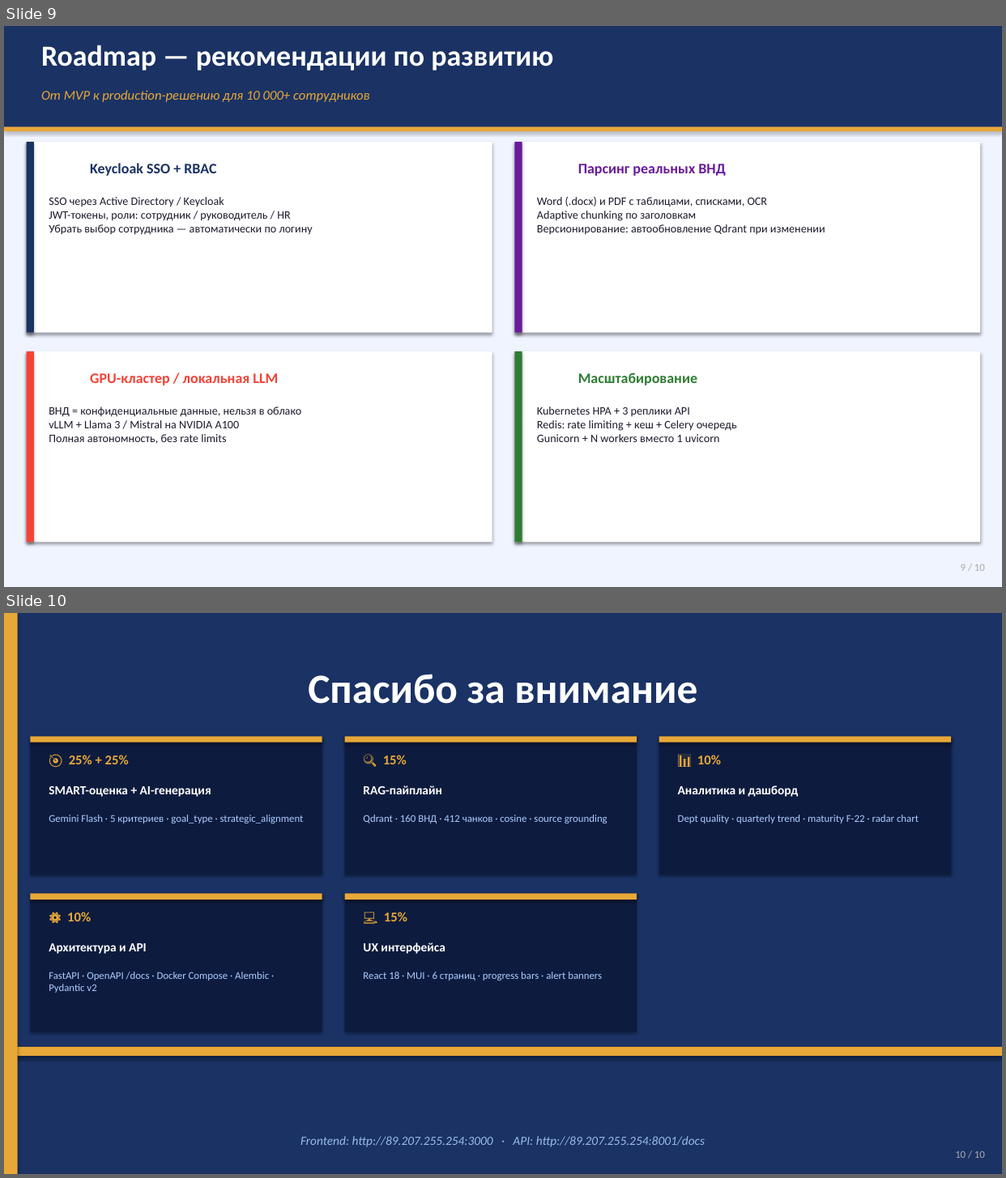
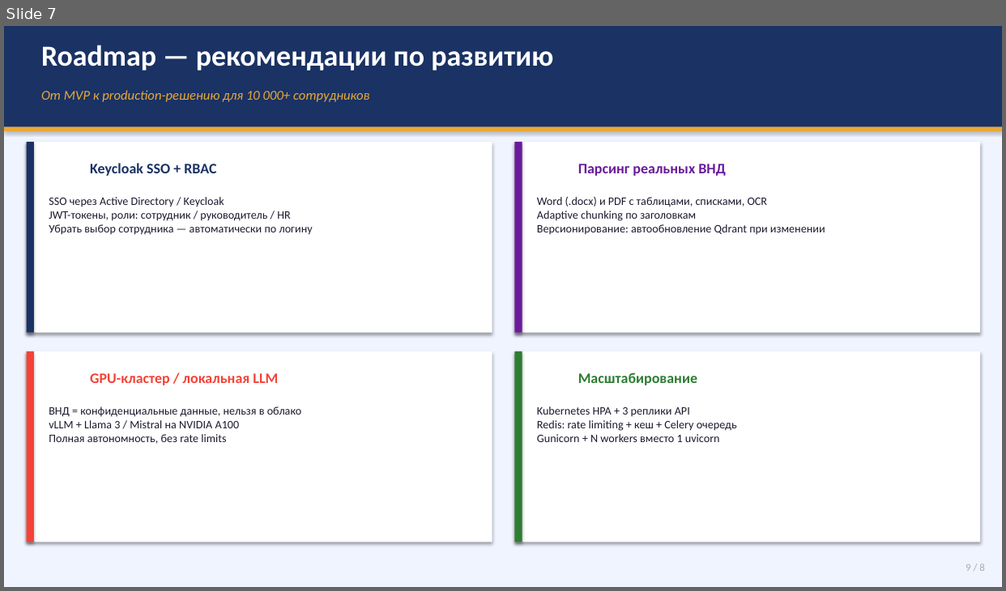
Before and after one commit to Islambek201632838/kmg-hr, a slide deck: KMG_HR_AI_Presentation.pptx. Shown one above the other, each under a label of ours: slides 9 and 10 before the commit, slide 7 after it. The pictures are 1006x1178 and 1006x591 pixels, drawn with LibreOffice and Linux fonts; fonts in the diff are those of the drawing. Boxes give left, top, right and bottom in pixels: in the first picture for what was removed or moved away, otherwise in the second. Text is boxed around its words. In the diff, an @@ line names an element or a change of style, - is before the commit and + after.

```diff
--- a/KMG_HR_AI_Presentation.pptx
+++ b/KMG_HR_AI_Presentation.pptx
@@ slide 10 removed at <box>4,613,1002,1174</box>, background #FFFFFF @@
@@ rectangle removed at <box>4,613,1002,1174</box> @@
@@ rectangle removed at <box>4,613,18,1174</box> @@
@@ text removed at <box>308,674,697,704</box> @@
-Спасибо за внимание
@@ rectangle removed at <box>30,736,322,875</box> @@
@@ rectangle removed at <box>30,736,322,743</box> @@
@@ text removed at <box>69,755,129,764</box> @@
-🎯 25% + 25%
@@ rectangle removed at <box>345,736,637,875</box> @@
@@ rectangle removed at <box>345,736,637,743</box> @@
@@ text removed at <box>383,755,407,764</box> @@
-🔍 15%
@@ rectangle removed at <box>659,736,951,875</box> @@
@@ rectangle removed at <box>659,736,951,743</box> @@
@@ text removed at <box>697,755,721,764</box> @@
-📊 10%
@@ text removed at <box>49,786,211,797</box> @@
-SMART-оценка + AI-генерация
@@ text removed at <box>363,786,441,794</box> @@
-RAG-пайплайн
@@ text removed at <box>678,786,799,797</box> @@
-Аналитика и дашборд
@@ text removed at <box>49,815,304,824</box> @@
-Gemini Flash · 5 критериев · goal_type · strategic_alignment
@@ text removed at <box>363,815,607,824</box> @@
-Qdrant · 160 ВНД · 412 чанков · cosine · source grounding
@@ text removed at <box>678,815,918,824</box> @@
-Dept quality · quarterly trend · maturity F-22 · radar chart
@@ rectangle removed at <box>30,894,322,1033</box> @@
@@ rectangle removed at <box>30,894,322,900</box> @@
@@ rectangle removed at <box>345,894,637,1033</box> @@
@@ rectangle removed at <box>345,894,637,900</box> @@
@@ text removed at <box>67,912,91,922</box> @@
-⚙️ 10%
@@ text removed at <box>384,912,407,922</box> @@
-💻 15%
@@ text removed at <box>49,943,147,954</box> @@
-Архитектура и API
@@ text removed at <box>363,943,445,954</box> @@
-UX интерфейса
@@ text removed at <box>49,972,269,993</box> @@
-FastAPI · OpenAPI /docs · Docker Compose · Alembic · Pydantic v2
@@ text removed at <box>363,972,602,981</box> @@
-React 18 · MUI · 6 страниц · progress bars · alert banners
@@ rectangle removed at <box>4,1047,1002,1056</box> @@
@@ text removed at <box>300,1136,705,1148</box> @@
-Frontend: http://89.207.255.254:3000 · API: http://89.207.255.254:8001/docs
@@ text removed at <box>955,1152,985,1158</box> @@
-10 / 10
@@ what was slide 9 is now slide 7 @@
@@ slide 7 changed as well @@
@@ text at <box>965,564,984,571</box>: text changed @@
-9 / 10
+9 / 8
```
Also in this commit, not shown: 6 other slides changed, 1 slide added, 2 other slides removed, 2 other files.
